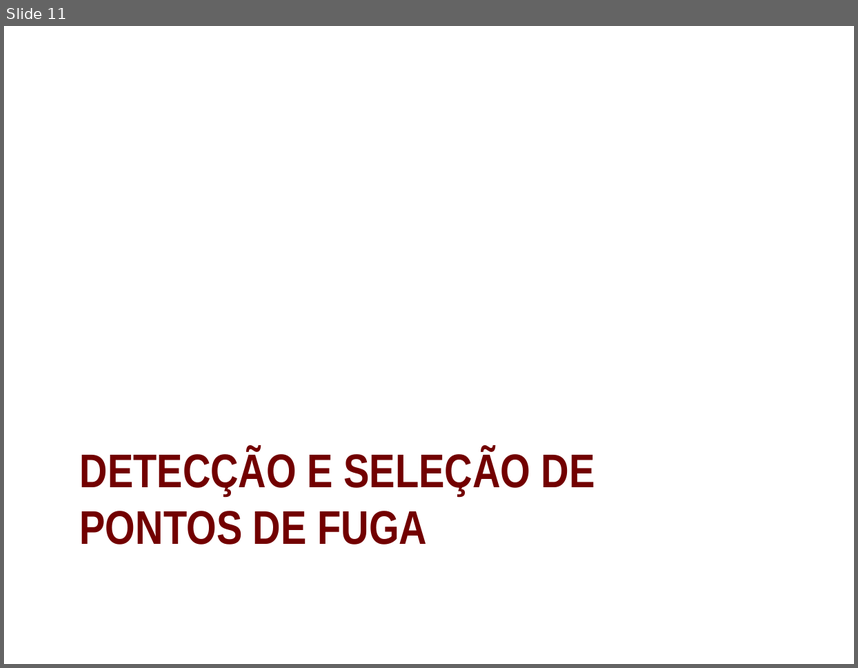
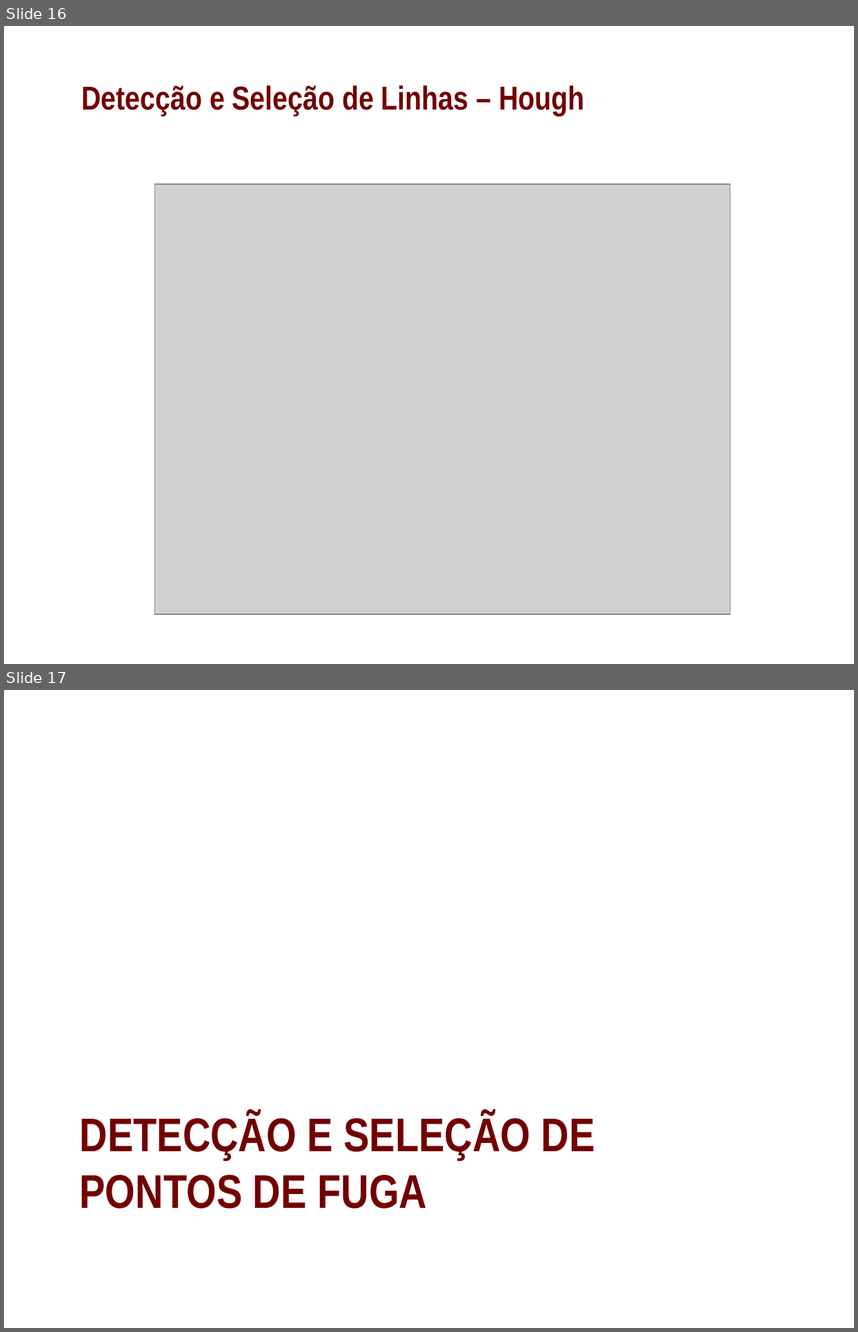
Before and after one commit to shannonyu/perspective-rectification, a slide deck: doc/pres.pptx. Shown one above the other, each under a label of ours: slide 11 before the commit, slides 16 and 17 after it. The pictures are 858x668 and 858x1332 pixels, drawn with LibreOffice and Linux fonts; fonts in the diff are those of the drawing; grey boxes stand for pictures; background and template pictures are left out. Boxes give left, top, right and bottom in pixels: in the first picture for what was removed or moved away, otherwise in the second. Text is boxed around its words. In the diff, an @@ line names an element or a change of style, - is before the commit and + after.

```diff
--- a/doc/pres.pptx
+++ b/doc/pres.pptx
@@ slide 16 added at bbox=[4, 26, 854, 664], background picture (left out) @@
@@ title added at bbox=[82, 85, 584, 116], 28 pt, text #720000, bold @@
+Detecção e Seleção de Linhas – Hough
@@ picture added at bbox=[154, 184, 730, 615] @@
@@ what was slide 11 is now slide 17 @@
```
Also in this commit, not shown: 2 slides changed, 10 other slides added.
